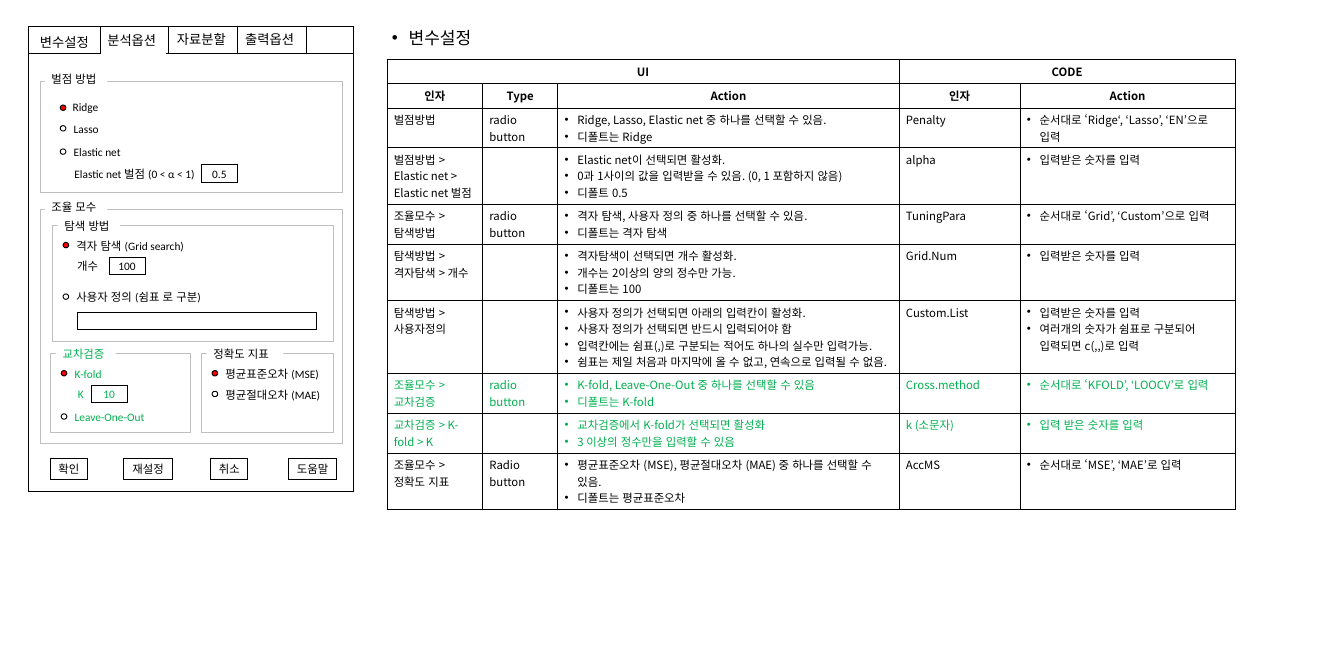
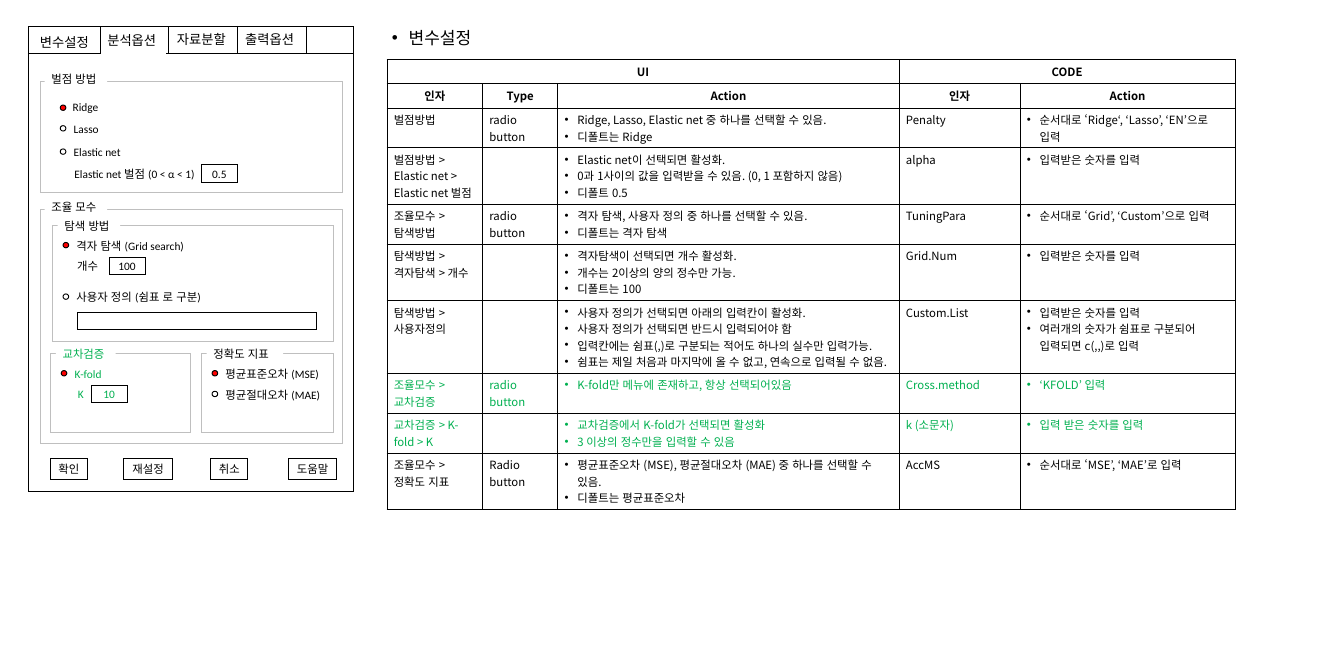
Before and after one commit to wonji/WJ_codes, a slide deck: slide 2 of Rex/PenLM/new_벌점화선형회귀분석_UI.pptx. Drawn at 1344x672 pixels with LibreOffice and Linux fonts; fonts in the diff are those of the drawing. Boxes give left, top, right and bottom in pixels: in the first picture for what was removed or moved away, otherwise in the second. Text is boxed around its words. In the diff, an @@ line names an element or a change of style, - is before the commit and + after.

```diff
--- a/Rex/PenLM/new_벌점화선형회귀분석_UI.pptx
+++ b/Rex/PenLM/new_벌점화선형회귀분석_UI.pptx
@@ table at bbox=[387, 59, 1235, 507] @@
-row 8, column 3: K-fold, Leave-One-Out 중 하나를 선택할 수 있음 / 디폴트는 K-fold
+row 8, column 3: K-fold만 메뉴에 존재하고, 항상 선택되어있음
-row 8, column 5: 순서대로 ‘KFOLD’, ‘LOOCV’로 입력
+row 8, column 5: ‘KFOLD’ 입력
@@ ellipse removed at bbox=[61, 414, 67, 419] @@
@@ text removed at bbox=[75, 413, 145, 421] @@
-Leave-One-Out
```
Also in this commit, not shown: 7 other files.
